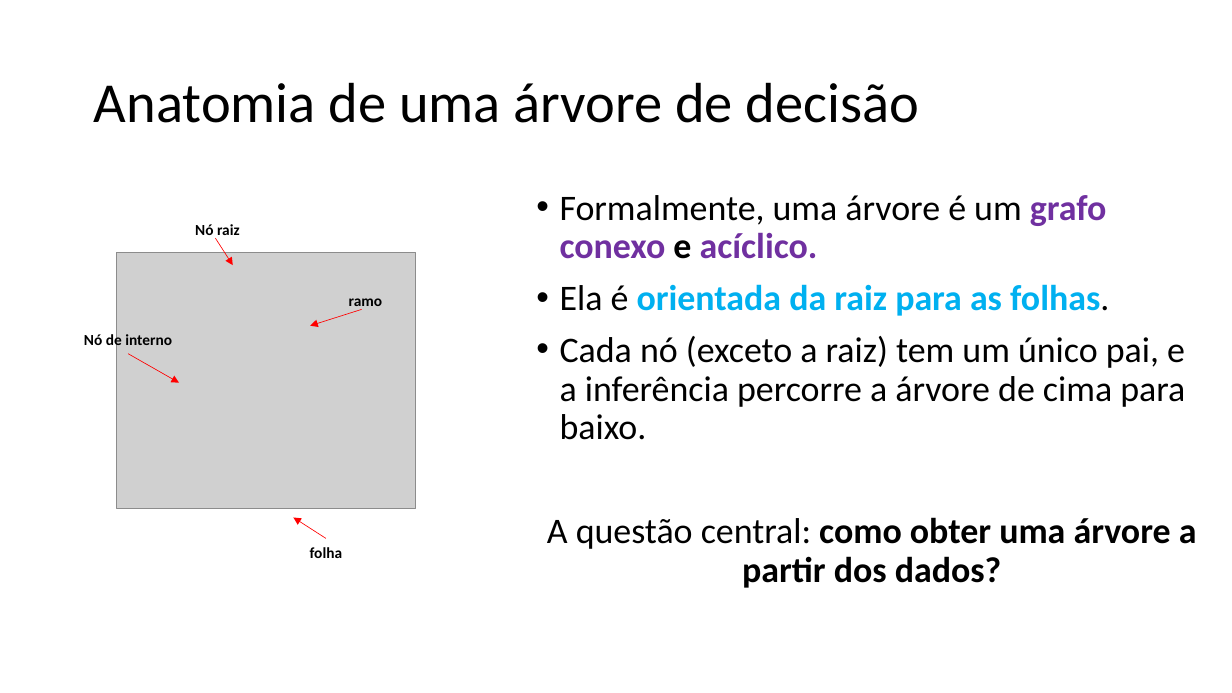
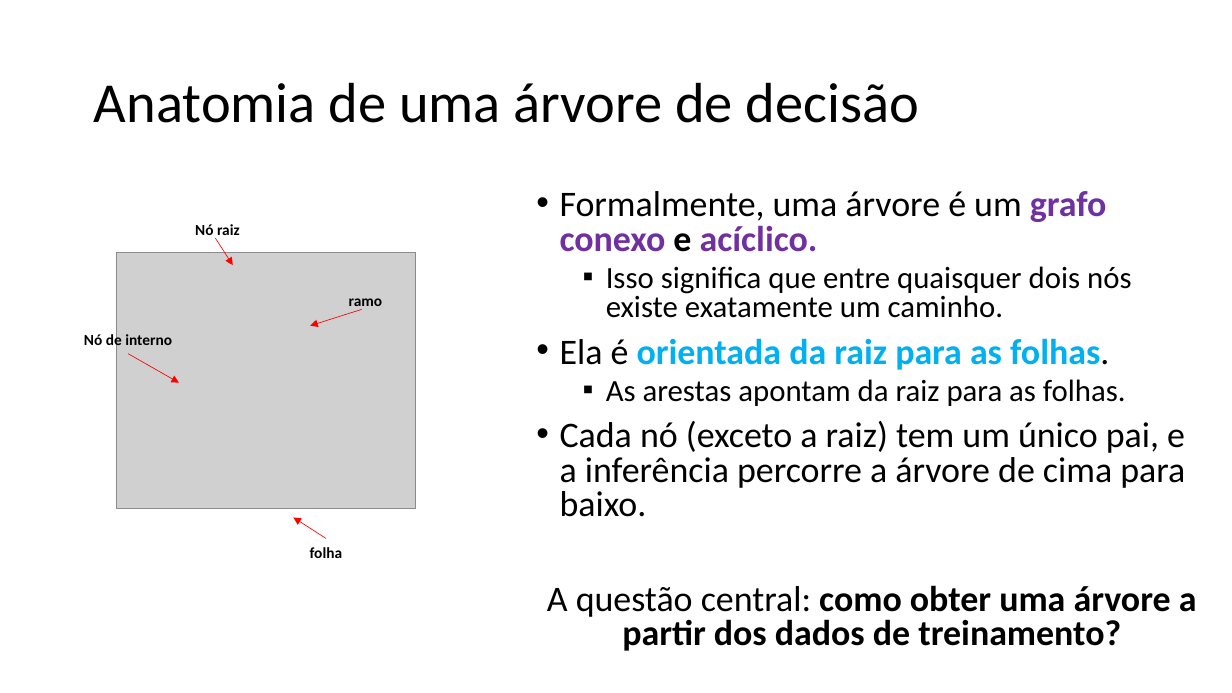
Before and after one commit to zz4fap/c24_inteligencia_artificial, a slide deck: slide 6 of slides/C24_Árvores_de_decisão.pptx. Drawn at 1232x693 pixels with LibreOffice and Linux fonts; fonts in the diff are those of the drawing; grey boxes stand for pictures. Boxes give left, top, right and bottom in pixels: in the first picture for what was removed or moved away, otherwise in the second. Text is boxed around its words. In the diff, an @@ line names an element or a change of style, - is before the commit and + after.

```diff
--- a/slides/C24_Árvores_de_decisão.pptx
+++ b/slides/C24_Árvores_de_decisão.pptx
@@ text at box(560, 191, 1185, 517): line spacing 0.9 to 0.8 @@
@@ text at box(606, 266, 1131, 318): paragraph added @@
+  ▪ Isso significa que entre quaisquer dois nós existe exatamente um caminho.
@@ text at box(606, 379, 1126, 406): paragraph added @@
+  ▪ As arestas apontam da raiz para as folhas.
@@ text at box(547, 585, 1197, 651): text changed @@
-A questão central: como obter uma árvore a partir dos dados?
+A questão central: como obter uma árvore a partir dos dados de treinamento?
```
Also in this commit, not shown: 6 other slides changed, 1 slide removed.
